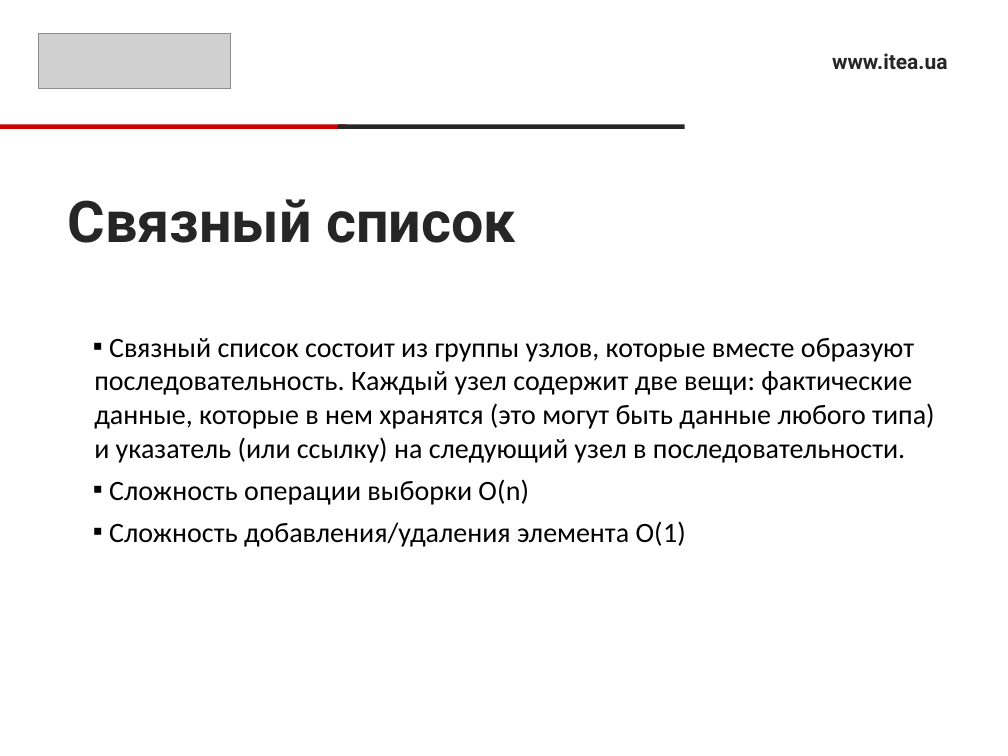
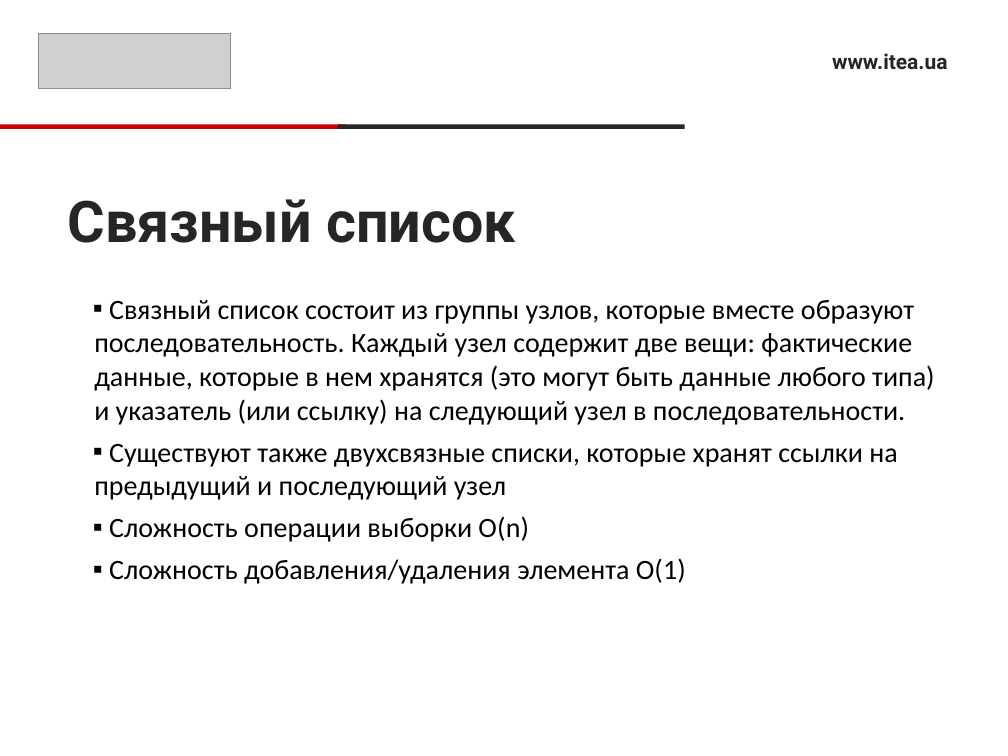
Before and after one commit to Ryabik/CSharpProfessional, a slide deck: slide 12 of 1.Collections/CollectionsPresentation.pptx (slide 7 before the commit). Drawn at 1008x756 pixels with LibreOffice and Linux fonts; fonts in the diff are those of the drawing; grey boxes stand for pictures. Boxes give left, top, right and bottom in pixels: in the first picture for what was removed or moved away, otherwise in the second. Text is boxed around its words. In the diff, an @@ line names an element or a change of style, - is before the commit and + after.

```diff
--- a/1.Collections/CollectionsPresentation.pptx
+++ b/1.Collections/CollectionsPresentation.pptx
@@ text at box(94, 444, 897, 500): paragraph added @@
+▪ Существуют также двухсвязные списки, которые хранят ссылки на предыдущий и последующий узел
```
Also in this commit, not shown: 5 other slides changed, 9 slides added, 1 slide removed.
